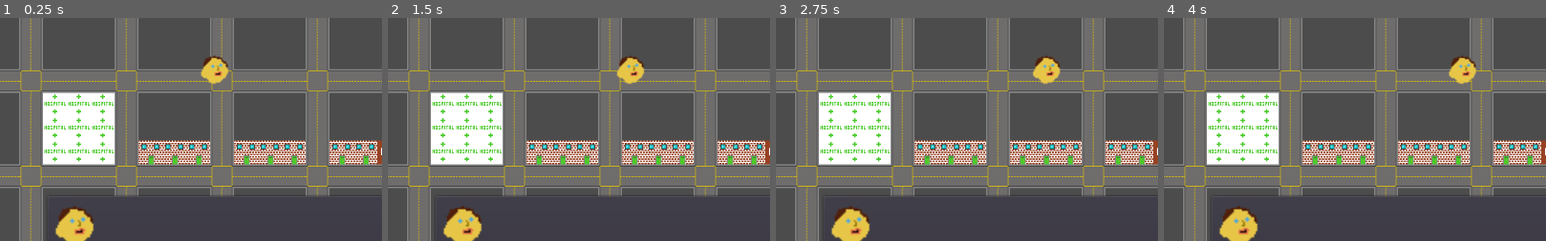
Above: before the commit, frames 1-4 (left to right).
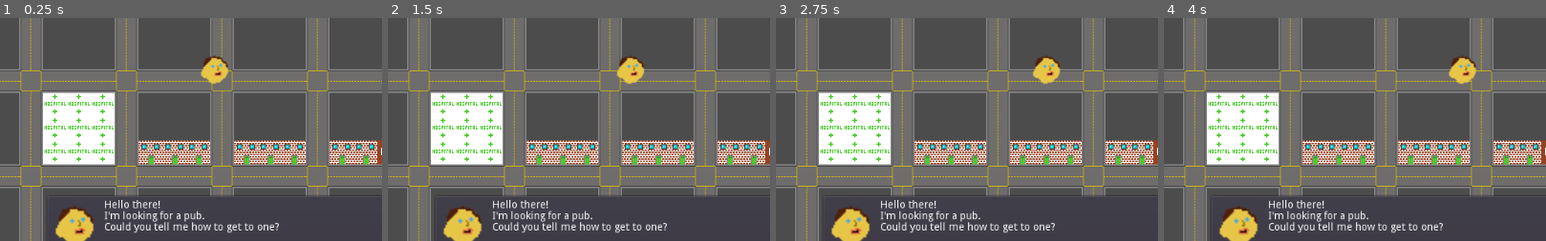
Above: after the commit, the same moments.

Repository: rikkiprince/ggj21-wfh-lost-and-found
Game: Godot game, scene res://TilemapTest.tscn
Two runs of this game, one before a commit and one after it. Both use one fixed random seed, a clock stepped at 60 frames per second and the inputs below.
Inputs (mouse positions are % of the whole screen's width and height, from its top left):
- Up to frame 1 (0.25 s): no input
- Up to frame 2 (1.5 s): click (48, 97) at 0.52 s; type "12" at 0.6 s
- Up to frame 3 (2.75 s): no input
- Up to frame 4 (4 s): no input
The pictures show only the part of the screen within x 7-57%, y 31-81%; the shares and areas given below are measured in that part.

The runs differ from the first frame. In frame 1, 1.5% of the frame differs, in the area x 27-73%, y 81-97%; in frame 2, 1.5%; in frame 3, 1.5%; in frame 4, 1.5%.

Commit message:
Set initial conversation when generated.

Diff:
--- /dev/null
+++ b/godot-project/ConversationPanel.gd
@@ -0,0 +1,6 @@
+extends PanelContainer
+
+onready var conversation_output_label = get_node("HBoxContainer/VBoxContainer/ConversationOutput")
+
+func set_conversation_output(text):
+	conversation_output_label.text = text
--- a/godot-project/ConversationPanel.tscn
+++ b/godot-project/ConversationPanel.tscn
@@ -1,12 +1,14 @@
-[gd_scene load_steps=4 format=2]
+[gd_scene load_steps=5 format=2]
 
 [ext_resource path="res://Conversation.gd" type="Script" id=1]
 [ext_resource path="res://Speech.gd" type="Script" id=2]
 [ext_resource path="res://tourist1.png" type="Texture" id=3]
+[ext_resource path="res://ConversationPanel.gd" type="Script" id=4]
 
 [node name="ConversationPanel" type="PanelContainer"]
 margin_right = 729.0
 margin_bottom = 178.0
+script = ExtResource( 4 )
 __meta__ = {
 "_edit_use_anchors_": false
 }
--- a/godot-project/Level1.gd
+++ b/godot-project/Level1.gd
@@ -1,9 +1,4 @@
 extends Node2D
-
-
-# Declare member variables here. Examples:
-# var a = 2
-# var b = "text"
 
 onready var tilemap = get_node("TileMap")
 
@@ -35,15 +30,7 @@
 	# I'm looking for a pub.
 	# Could you tell me how to get to one?
 	add_child(conversation_node)
+	conversation_node.set_conversation_output("Hello there!\nI'm looking for a pub.\nCould you tell me how to get to one?")
 
 func _on_Tourist_tourist_arrived(tourist):
 	tourist.queue_free()
-
-
-# Called every frame. 'delta' is the elapsed time since the previous frame.
-#func _process(delta):
-#	pass
-
-# TODO: Set up game data specific to Level 1
-# e.g. potential destination co-ords
-#      tourist starting points?
Not shown: 1 places in godot-project/ConversationPanel.tscn that only renumber resources
